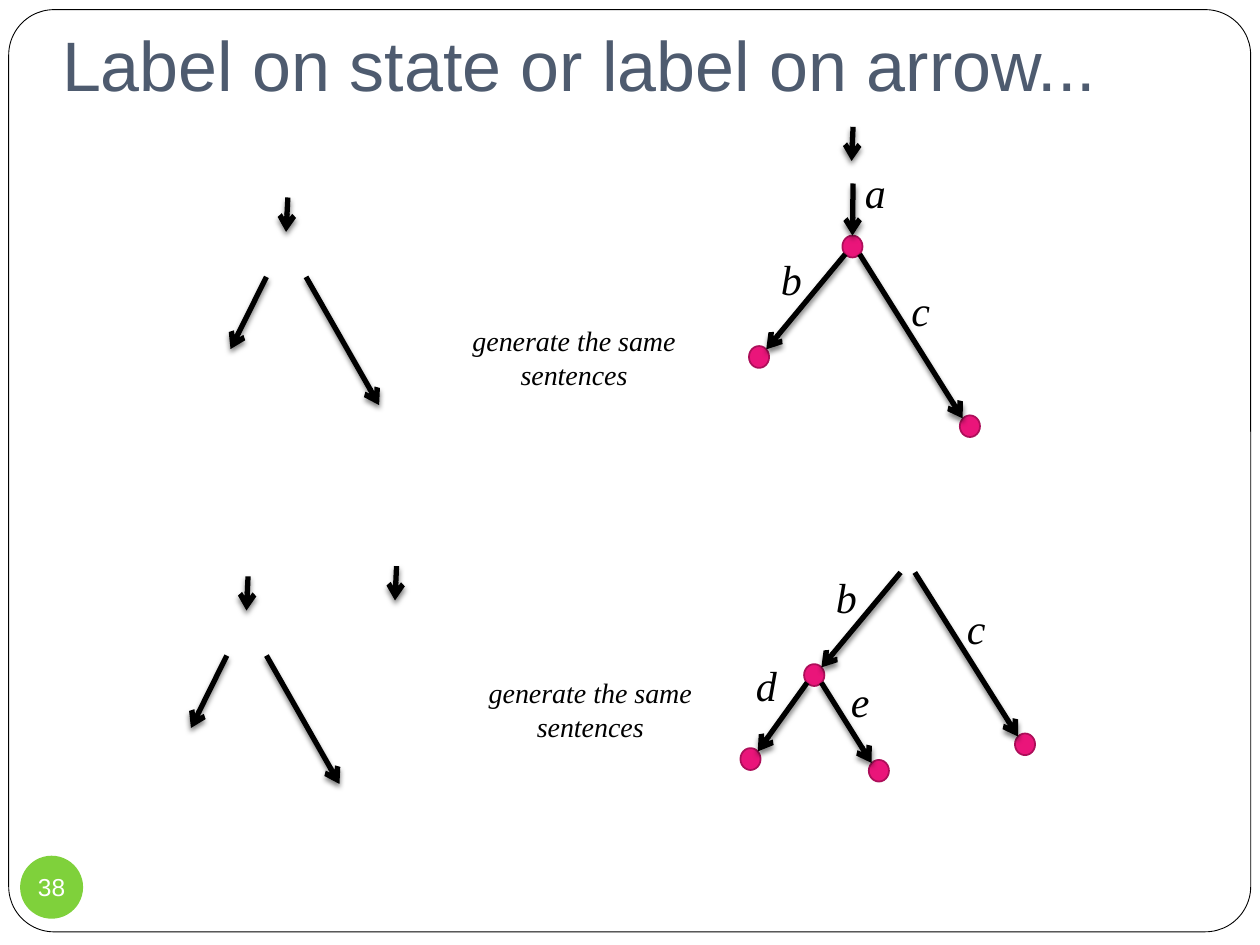
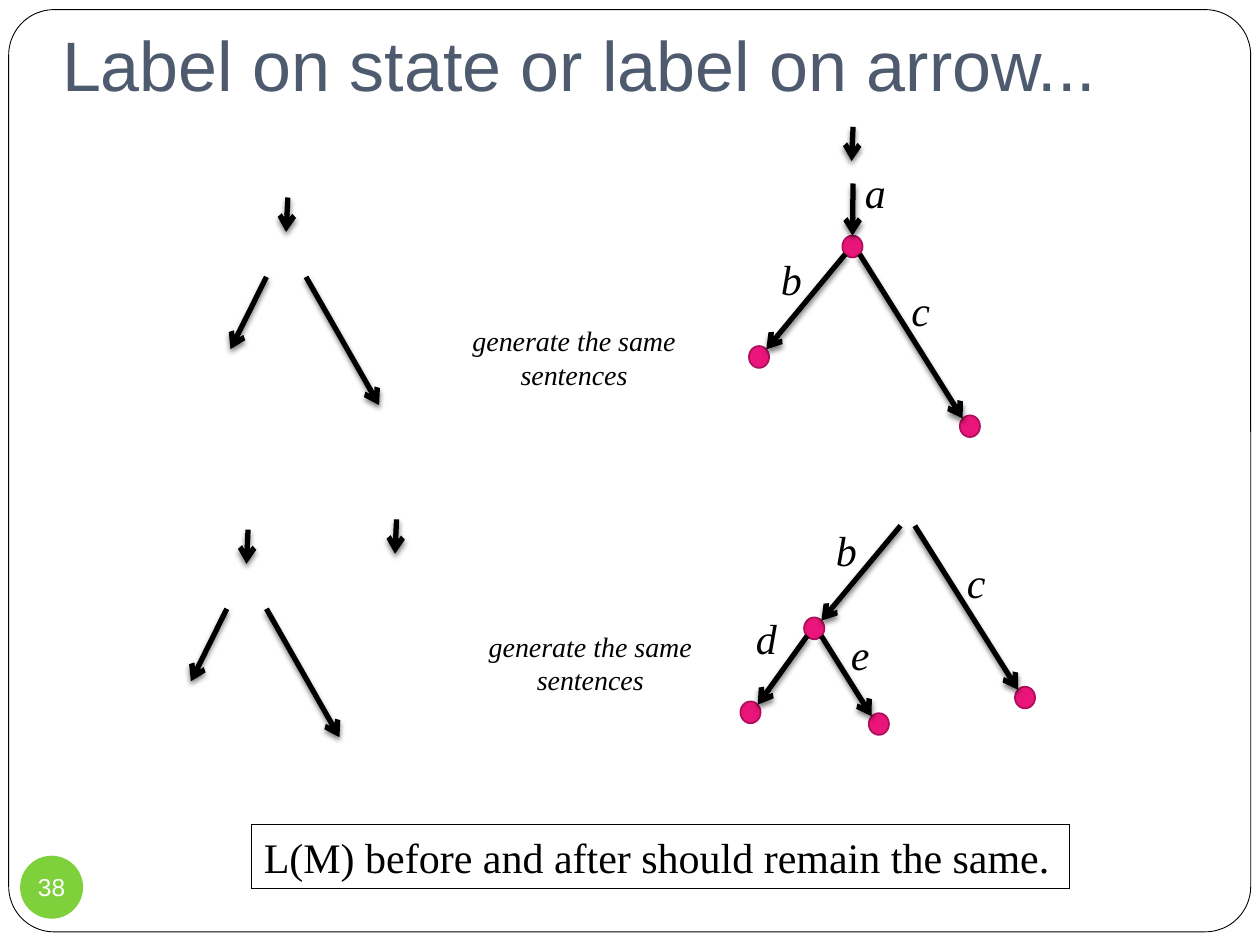
Before and after one commit to wooshrow/infopv, a slide deck: slide 38 of slides/PV_ltl.pptx. Drawn at 1260x945 pixels with LibreOffice and Linux fonts; fonts in the diff are those of the drawing; background and template pictures are left out. Boxes give left, top, right and bottom in pixels: in the first picture for what was removed or moved away, otherwise in the second. Text is boxed around its words. In the diff, an @@ line names an element or a change of style, - is before the commit and + after.

```diff
--- a/slides/PV_ltl.pptx
+++ b/slides/PV_ltl.pptx
@@ 8 arrows, 4 texts, 4 ellipses moved together from (x1=192, y1=566, x2=1036, y2=784) to (x1=192, y1=519, x2=1036, y2=737) @@
@@ text "d" moved from (x1=756, y1=672, x2=777, y2=702) to (x1=756, y1=625, x2=777, y2=655) @@
@@ rectangle added at (x1=252, y1=825, x2=1071, y2=888), outline #000000 0.75 pt, 24 pt, text #000000 @@
+L(M) before and after should remain the same.
```
Also in this commit, not shown: 20 other slides changed, 1 slide added, 1 other file.
